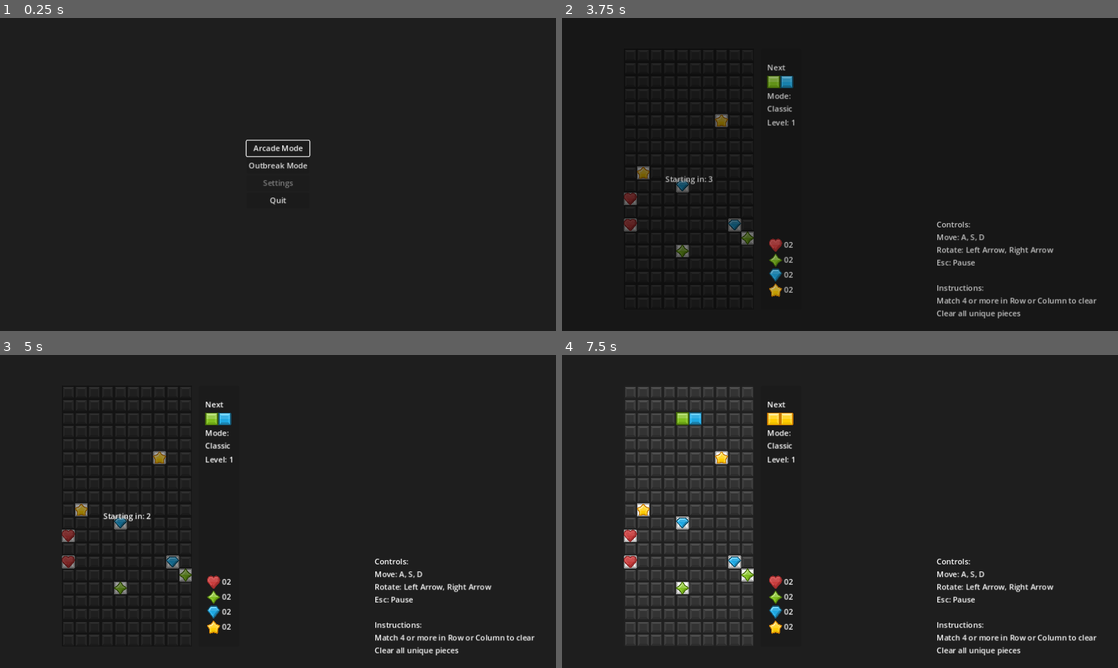
Above: before the commit, frames 1-4 (two rows, left to right).
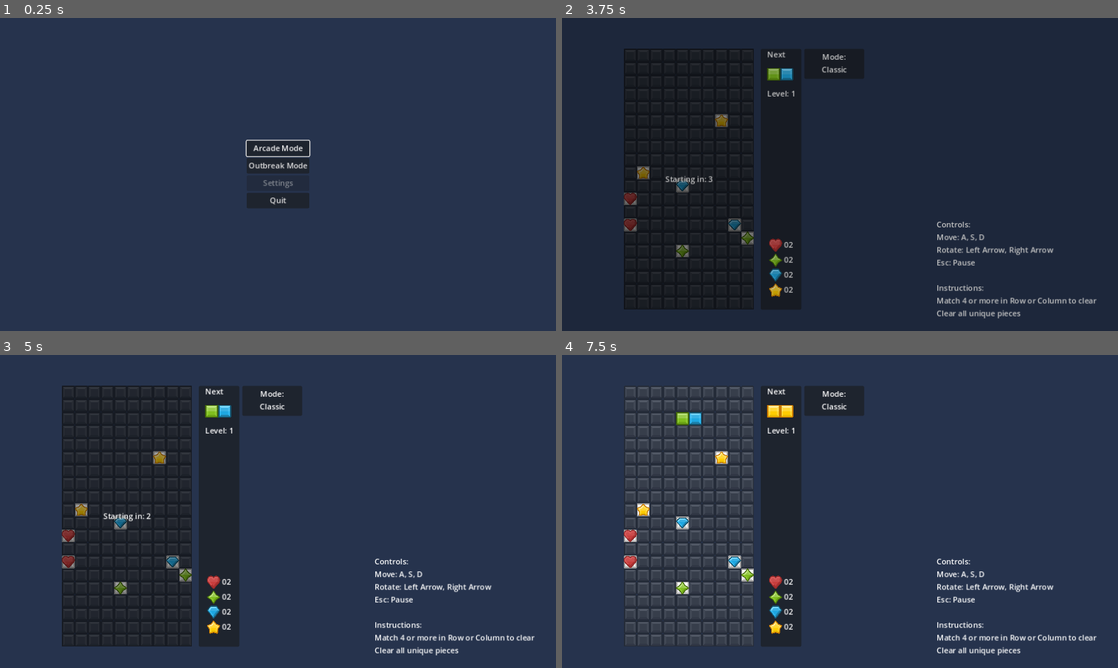
Above: after the commit, the same moments.

Repository: Akaihana/PuzzleProject
Game: Godot game, scene res://Scenes/main_menu.tscn
The game is run twice, just before and just after one commit, with the same random seed, the same clock (stepped at 60 frames per second) and the same inputs.
Inputs:
- Up to frame 1 (0.25 s): no input
- Up to frame 2 (3.75 s): click "Arcade Mode" at 0.5 s; click "Arcade Mode" at 1.25 s; click "Outbreak Mode" at 2 s; tap Enter at 2.75 s; hold D (right) 2.78-3.53 s; hold S (down) from 3.53 s (still down)
- Up to frame 3 (5 s): tap Space at 4.25 s; release S (down) at 4.28 s; hold D (right) from 4.28 s (still down)
- Up to frame 4 (7.5 s): tap Enter at 5, 6.5 s; tap Space at 5.75, 7.25 s; release D (right) at 5.78 s; hold A (left) 5.78-7.28 s; hold S (down) from 7.28 s (still down)

The runs differ from the first frame. In frame 1, 98% of the frame differs, in the area x 0-100%, y 0-100%; in frame 2, 73%; in frame 3, 74%; in frame 4, 74%.

Commit message:
Added a Timer

Diff:
--- a/Scenes/info_display.tscn
+++ b/Scenes/info_display.tscn
@@ -19,14 +19,16 @@
 anchors_preset = 5
 anchor_left = 0.5
 anchor_right = 0.5
-offset_left = -20.0
-offset_right = 20.0
-offset_bottom = 40.0
+offset_left = -29.0
+offset_right = 29.0
+offset_bottom = 203.0
 grow_horizontal = 2
-theme_override_constants/margin_top = 27
+size_flags_vertical = 0
 
 [node name="VBoxContainer" type="VBoxContainer" parent="MarginContainer"]
 layout_mode = 2
+size_flags_horizontal = 4
+theme_override_constants/separation = 15
 
 [node name="Label" type="Label" parent="MarginContainer/VBoxContainer"]
 layout_mode = 2
@@ -50,12 +52,6 @@
 texture = ExtResource("1_6p7at")
 expand_mode = 1
 
-[node name="ModeDisplay" type="Label" parent="MarginContainer/VBoxContainer"]
-unique_name_in_owner = true
-layout_mode = 2
-text = "Mode:
-Classic"
-
 [node name="LevelDisplay" type="Label" parent="MarginContainer/VBoxContainer"]
 unique_name_in_owner = true
 layout_mode = 2
@@ -69,10 +65,11 @@
 anchor_right = 0.5
 anchor_bottom = 1.0
 offset_left = -25.0
-offset_top = -120.0
+offset_top = -147.0
 offset_right = 25.0
 grow_horizontal = 2
 grow_vertical = 0
+size_flags_vertical = 8
 theme_override_constants/margin_bottom = 27
 
 [node name="VBoxContainer" type="VBoxContainer" parent="MarginContainer2"]
@@ -137,3 +134,63 @@
 unique_name_in_owner = true
 layout_mode = 2
 text = "00"
+
+[node name="TimerPanel" type="Panel" parent="."]
+visible = false
+custom_minimum_size = Vector2(124, 62)
+layout_mode = 0
+offset_left = 90.0
+offset_top = 64.0
+offset_right = 214.0
+offset_bottom = 126.0
+
+[node name="MarginContainer3" type="MarginContainer" parent="TimerPanel"]
+layout_mode = 1
+anchors_preset = 15
+anchor_right = 1.0
+anchor_bottom = 1.0
+grow_horizontal = 2
+grow_vertical = 2
+size_flags_horizontal = 4
+size_flags_vertical = 4
+
+[node name="VBoxContainer" type="VBoxContainer" parent="TimerPanel/MarginContainer3"]
+layout_mode = 2
+size_flags_horizontal = 4
+size_flags_vertical = 4
+theme_override_constants/separation = 0
+
+[node name="TimerLabel" type="Label" parent="TimerPanel/MarginContainer3/VBoxContainer"]
+layout_mode = 2
+size_flags_horizontal = 0
+text = "Time:"
+
+[node name="TimerDisplay" type="Label" parent="TimerPanel/MarginContainer3/VBoxContainer"]
+unique_name_in_owner = true
+layout_mode = 2
+text = "05:00:00"
+
+[node name="ModePanel" type="Panel" parent="."]
+custom_minimum_size = Vector2(124, 62)
+layout_mode = 0
+offset_left = 90.0
+offset_right = 214.0
+offset_bottom = 62.0
+
+[node name="ModeDisplay" type="Label" parent="ModePanel"]
+unique_name_in_owner = true
+layout_mode = 1
+anchors_preset = 8
+anchor_left = 0.5
+anchor_top = 0.5
+anchor_right = 0.5
+anchor_bottom = 0.5
+offset_left = -29.0
+offset_top = -26.0
+offset_right = 29.0
+offset_bottom = 26.0
+grow_horizontal = 2
+grow_vertical = 2
+text = "Mode:
+Classic"
+horizontal_alignment = 1
--- a/Scenes/main.tscn
+++ b/Scenes/main.tscn
@@ -13,6 +13,7 @@
 [ext_resource type="Script" path="res://Scripts/ready_screen.gd" id="5_mlb83"]
 [ext_resource type="Texture2D" uid="uid://7hhpigcjv3jt" path="res://Assets/Sprites/Viruses/tileGrey_39.png" id="6_ckbq1"]
 [ext_resource type="PackedScene" uid="uid://b6eaxj1uraiv0" path="res://Scenes/info_display.tscn" id="9_danry"]
+[ext_resource type="Script" path="res://Scripts/timer_component.gd" id="14_i1moe"]
 
 [sub_resource type="Animation" id="Animation_0l60j"]
 length = 0.001
@@ -153,8 +154,8 @@
 [node name="CorruptedGemSpawner" type="Node2D" parent="."]
 script = ExtResource("5_fntxq")
 
-[node name="Marker2D" type="Marker2D" parent="."]
-position = Vector2(224, 482.5)
+[node name="TimerComponent" type="Node2D" parent="."]
+script = ExtResource("14_i1moe")
 
 [connection signal="timeout" from="Grid/DestroyTimer" to="Grid" method="_on_destroy_timer_timeout"]
 [connection signal="timeout" from="Grid/FallTimer" to="Grid" method="_on_fall_timer_timeout"]
--- a/Scripts/grid.gd
+++ b/Scripts/grid.gd
@@ -34,6 +34,7 @@
 @onready var info_display: Panel = $InfoDisplay
 @onready var ready_screen: ColorRect = $"../CanvasLayer/ReadyScreen"
 @onready var animation_player: AnimationPlayer = $AnimationPlayer
+@onready var timer_component: Node2D = $"../TimerComponent"
 
 
 func _ready() -> void:
@@ -41,6 +42,7 @@
 	if Shared.current_game_mode as Shared.Game_modes == Shared.Game_modes.CLASSIC:
 		info_display.update_level(current_level)
 		start_level()
+		timer_component.queue_free()
 	else:
 		info_display.update_level(current_wave)
 		start_wave()
@@ -54,6 +56,8 @@
 	Shared.is_paused = false
 	ready_screen.visible = false
 	spawn_gem_container()
+	if timer_component != null:
+		timer_component.start_level_msec = Time.get_ticks_msec()
 
 
 func set_next_gem_colors():
--- a/Scripts/info_display.gd
+++ b/Scripts/info_display.gd
@@ -1,5 +1,5 @@
+class_name InfoDisplay
 extends Panel
-class_name InfoDisplay
 
 @onready var left_gem: TextureRect = %LeftGem
 @onready var right_gem: TextureRect = %RightGem
@@ -11,6 +11,8 @@
 @onready var blue_count: Label = %BlueCount
 @onready var yellow_count: Label = %YellowCount
 
+@onready var timer_panel: Panel = $TimerPanel
+@onready var timer_display: Label = %TimerDisplay
 
 func _ready() -> void:
 	if Shared.current_game_mode as Shared.Game_modes == Shared.Game_modes.CLASSIC:
@@ -19,6 +21,7 @@
 	else:
 		mode_display.text = "Mode:\nOutbreak"
 		level_display.text = "Wave: 1"
+		timer_panel.visible = true
 
 
 func update_next_gem(gem_colors: Array) -> void:
@@ -32,8 +35,22 @@
 	blue_count.text = "%02d" % values[2]
 	yellow_count.text = "%02d" % values[3]
 
+
 func update_level(value: int) -> void:
 	if Shared.current_game_mode as Shared.Game_modes == Shared.Game_modes.CLASSIC:
 		level_display.text = "Level: " + str(value)
 	else:
 		level_display.text = "Wave: " + str(value)
+
+
+func update_timer(value: float) -> void:
+	timer_display.text = time_to_minutes_secs_mili(value)
+
+
+func time_to_minutes_secs_mili(value: float) -> String:
+	var time = value / 1000
+	var mins = int(time) / 60
+	time -= mins * 60
+	var secs = int(time)
+	var mili = int((time - int(time)) * 100)
+	return "%02d" % mins + ":" + "%02d" % secs + ":" + "%02d" % mili
--- /dev/null
+++ b/Scripts/timer_component.gd
@@ -0,0 +1,14 @@
+class_name TimerComponent
+extends Node2D
+
+var life_time: float = 300000.0
+var start_level_msec: float = 0.0
+
+@onready var info_display: Panel = $"../Grid/InfoDisplay"
+
+func _ready() -> void:
+	pass
+
+
+func _process(delta: float) -> void:
+	info_display.update_timer(life_time - (Time.get_ticks_msec() - start_level_msec))
--- a/project.godot
+++ b/project.godot
@@ -87,4 +87,4 @@
 
 [rendering]
 
-environment/defaults/default_clear_color=Color(0.117647, 0.117647, 0.117647, 1)
+environment/defaults/default_clear_color=Color(0.14902, 0.2, 0.301961, 1)
Not shown: 1 places in Scenes/main.tscn that only renumber resources
